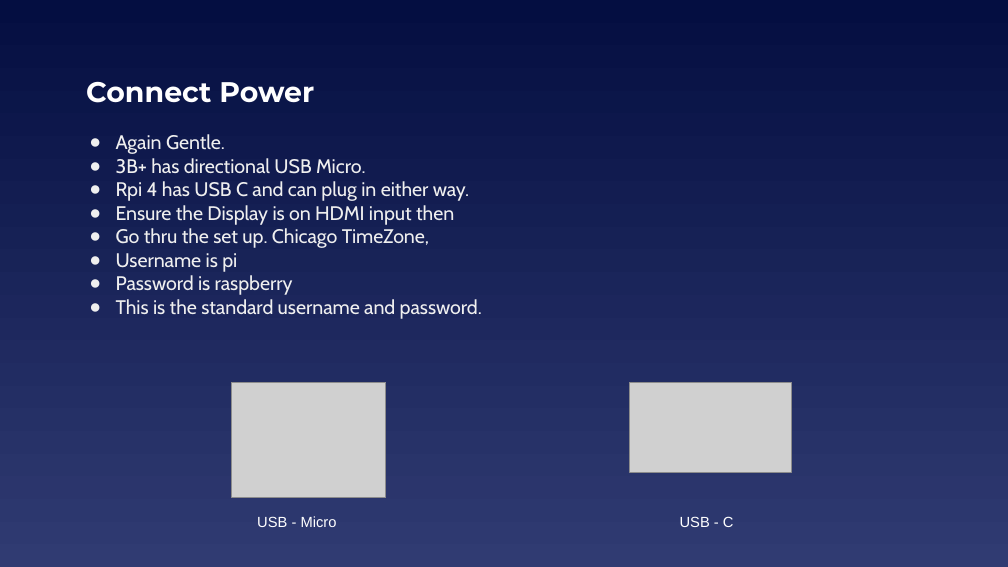
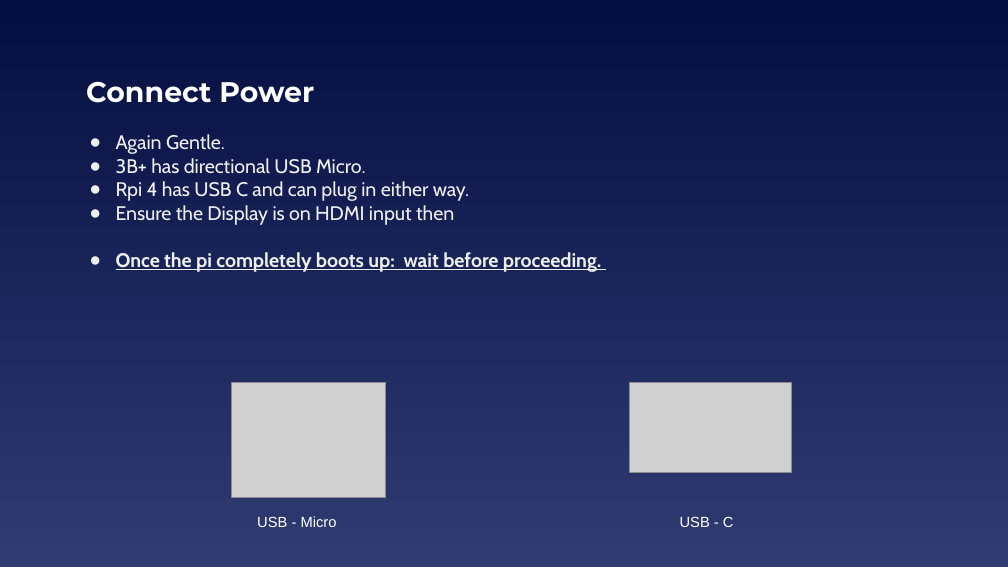
Before and after one commit to EELabMan/Raspberry-Pi-Intro, a slide deck: slide 17 of Raspberry Pi Intro.pptx (slide 12 before the commit). Drawn at 1008x567 pixels with LibreOffice and Linux fonts; fonts in the diff are those of the drawing; grey boxes stand for pictures. Boxes give left, top, right and bottom in pixels: in the first picture for what was removed or moved away, otherwise in the second. Text is boxed around its words. In the diff, an @@ line names an element or a change of style, - is before the commit and + after.

```diff
--- a/Raspberry Pi Intro.pptx
+++ b/Raspberry Pi Intro.pptx
@@ text at (116, 252, 601, 272): text changed; bold on @@
-● Go thru the set up. Chicago TimeZone,
-● Username is pi
-● Password is raspberry
-● This is the standard username and password.
+● Once the pi completely boots up: wait before proceeding.
```
Also in this commit, not shown: 8 other slides changed, 7 slides added, 1 slide removed, 2 other files.
